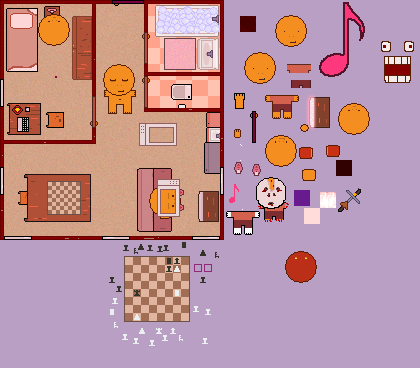
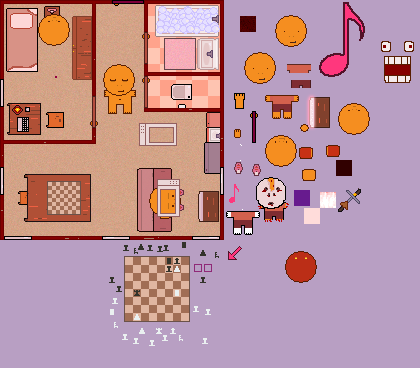
Layered file, before and after one edit (420x368). Changes by layer:
added layer "Shape 1" above "Layer 76 copy 4" over left=228, top=246, right=242, bottom=260
